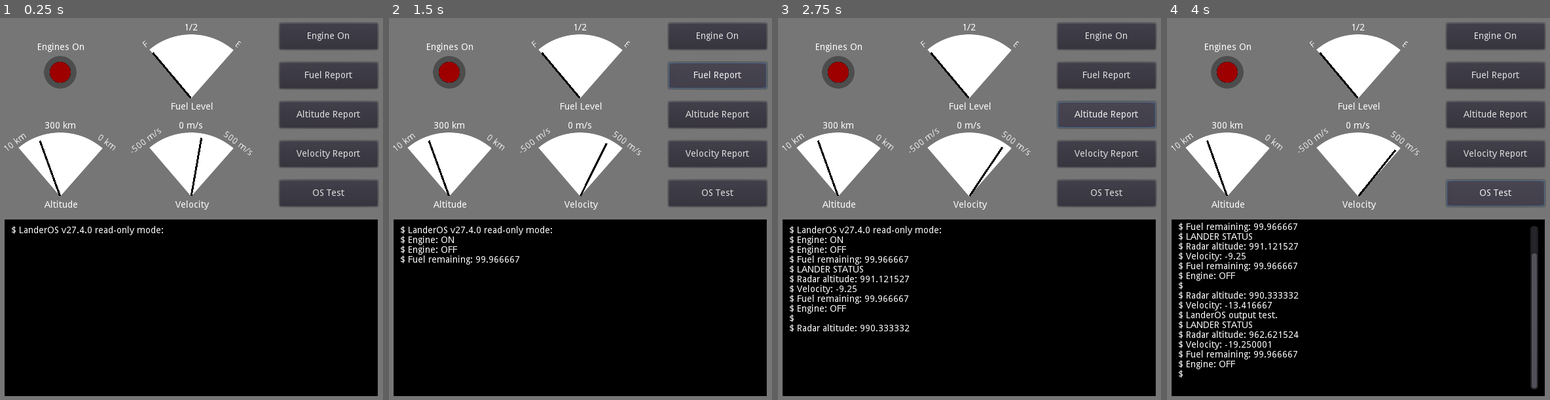
Above: before the commit, frames 1-4 (left to right).
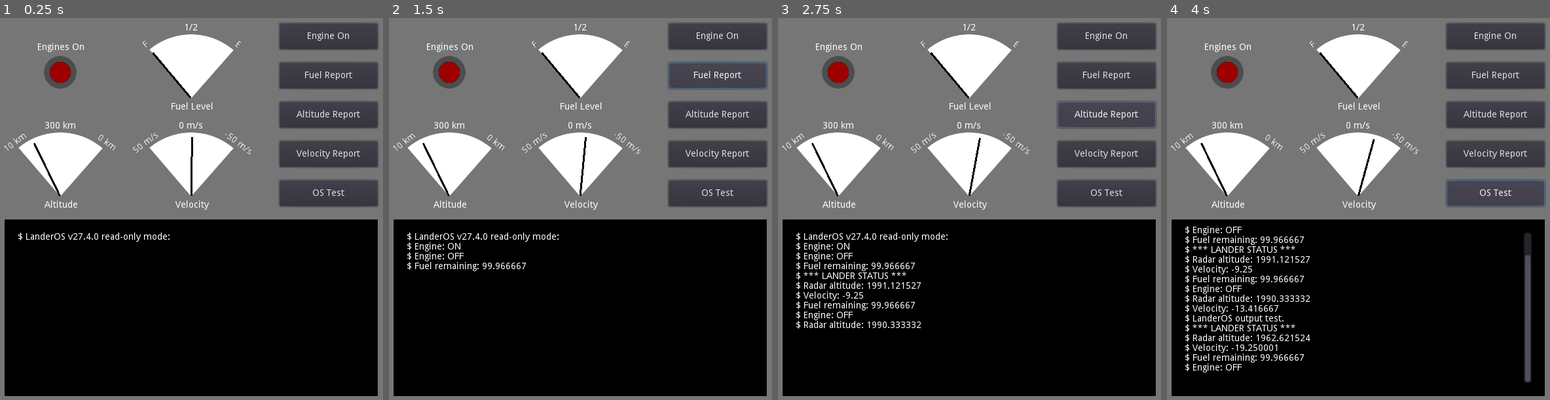
Above: after the commit, the same moments.

Repository: duwaar/lander-game
Game: Godot game, scene res://Main.tscn
Same seed, same stepped clock (60 frames per second), same inputs: the game is played once before the commit and once after it.
Inputs:
- Up to frame 1 (0.25 s): no input
- Up to frame 2 (1.5 s): click "Engine On" at 0.5 s; click "Fuel Report" at 1.25 s
- Up to frame 3 (2.75 s): click "Altitude Report" at 2 s
- Up to frame 4 (4 s): click "Velocity Report" at 2.75 s; click "OS Test" at 3.5 s

The runs differ from the first frame. In frame 1, 1.0% of the frame differs, in the area x 3-66%, y 28-59%; in frame 2, 1.8%; in frame 3, 3.8%; in frame 4, 6.7%, in the area x 3-97%, y 28-98%.

Commit message:
Made some tweaks to the interface.

Diff:
--- a/ControlPanel.gd
+++ b/ControlPanel.gd
@@ -10,21 +10,25 @@
 	$Terminal.print_line("LanderOS v27.4.0 read-only mode:")
 
 
+func log_base(b, x):
+	return log(x) / log(b)
+
+func landed():
+	display_landed()
+
+func crashed():
+	display_crashed()
+
 func gauge_altitude(altitude):
 	var max_abs_altitude = 10000
 	var log_altitude = log(clamp(altitude, 0, max_abs_altitude) + 1)
 	$Altimeter.set_gauge(log_altitude / log(max_abs_altitude))
 
 func gauge_velocity(velocity):
-	var max_abs_velocity = 500
-	var log_velocity
-	if velocity > 0:
-		log_velocity = log(clamp(velocity, 0, 500) + 1.000001)
-	elif velocity < 0:
-		log_velocity = -log(clamp(abs(velocity), 0, 500) + 1)
-	else:
-		log_velocity = 0.0000001
-	$Spedometer.set_gauge(log_velocity / log(max_abs_velocity) + 0.5)
+	var max_speed = 50
+	var clamped_velocity = clamp(velocity, -max_speed, max_speed)
+	var gauge_velocity = clamped_velocity / max_speed / 2 + 0.5
+	$Spedometer.set_gauge(gauge_velocity)
 
 func gauge_fuel(fuel):
 	$Fuel.set_gauge(fuel / 100)
@@ -53,17 +57,17 @@
 	$Terminal.print_line("Engine: " + state)
 
 func display_all(altitude, velocity, fuel, engine_on):
-	$Terminal.print_line("LANDER STATUS")
+	$Terminal.print_line("*** LANDER STATUS ***")
 	display_altitude(altitude)
 	display_velocity(velocity)
 	display_fuel(fuel)
 	display_engine_state(engine_on)
-	$Terminal.print_line("")
 
-func display_landed_message():
+func display_landed():
+	$Terminal.print_line("*** LANDED ***")
 	$Terminal.print_line("Landed safely. Good work, captain.")
 	$Terminal.print_line("Engine shut down.")
-	$Terminal.print_line("LanderOS shutting down...")
+	$Terminal.print_line("")
 
 func display_crashed():
 	$Terminal.print_line("Crashed. You fucked up.")
--- a/ControlPanel.tscn
+++ b/ControlPanel.tscn
@@ -15,15 +15,14 @@
 script = ExtResource( 1 )
 
 [node name="Terminal" type="Node2D" parent="."]
-editor/display_folded = true
 position = Vector2( 15, 315 )
 script = ExtResource( 2 )
 
 [node name="TerminalTextbox" type="RichTextLabel" parent="Terminal"]
-margin_left = 10.0
-margin_top = 10.0
-margin_right = 560.0
-margin_bottom = 260.0
+margin_left = 20.0
+margin_top = 20.0
+margin_right = 550.0
+margin_bottom = 250.0
 rect_clip_content = false
 text = "foobar, goo
 nothing much
@@ -102,9 +101,9 @@
 [node name="Spedometer" parent="." instance=ExtResource( 10 )]
 position = Vector2( 300, 280 )
 title_text = "Velocity"
-min_text = "-500 m/s"
+min_text = "50 m/s"
 mid_text = "0 m/s"
-max_text = "500 m/s"
+max_text = "-50 m/s"
 
 [node name="EngineButton" type="Button" parent="."]
 margin_left = 435.0
--- a/LanderState.gd
+++ b/LanderState.gd
@@ -5,7 +5,7 @@
 signal landed
 
 # Physics quantities
-var altitude = 1000
+var altitude = 2000
 var velocity = 0
 const gravity = -5
 var ship_mass = 1000
--- a/Main.gd
+++ b/Main.gd
@@ -1,6 +1,7 @@
 extends Node2D
 
 var cmd_time_accumulator = 0
+var flying = true
 
 func _process(delta):
 	$ControlPanel.gauge_altitude($LanderState.altitude)
@@ -8,14 +9,15 @@
 	$ControlPanel.gauge_fuel($LanderState.fuel)
 	$ControlPanel.gauge_engine($LanderState.engine_on)
 
-	cmd_time_accumulator += delta
-	if cmd_time_accumulator >= 2:
-		$ControlPanel.display_all(
-				$LanderState.altitude,
-				$LanderState.velocity,
-				$LanderState.fuel,
-				$LanderState.engine_on)
-		cmd_time_accumulator = 0
+	if flying:
+		cmd_time_accumulator += delta
+		if cmd_time_accumulator >= 2:
+			$ControlPanel.display_all(
+					$LanderState.altitude,
+					$LanderState.velocity,
+					$LanderState.fuel,
+					$LanderState.engine_on)
+			cmd_time_accumulator = 0
 
 
 func _on_ControlPanel_display_altitude():
@@ -32,14 +34,17 @@
 	$ControlPanel.display_engine_state($LanderState.engine_on)
 
 func _on_ControlPanel_engine_on():
-	$LanderState.engine_on = true
-	$ControlPanel.display_engine_state($LanderState.engine_on)
+	if flying:
+		$LanderState.engine_on = true
+		$ControlPanel.display_engine_state($LanderState.engine_on)
 
 
 func _on_LanderState_crashed():
+	flying = false
 	$LanderState.engine_on = false
 	$ControlPanel.display_crashed()
 
 func _on_LanderState_landed():
+	flying = false
 	$LanderState.engine_on = false
-	$ControlPanel.display_landed_message()
+	$ControlPanel.display_landed()
